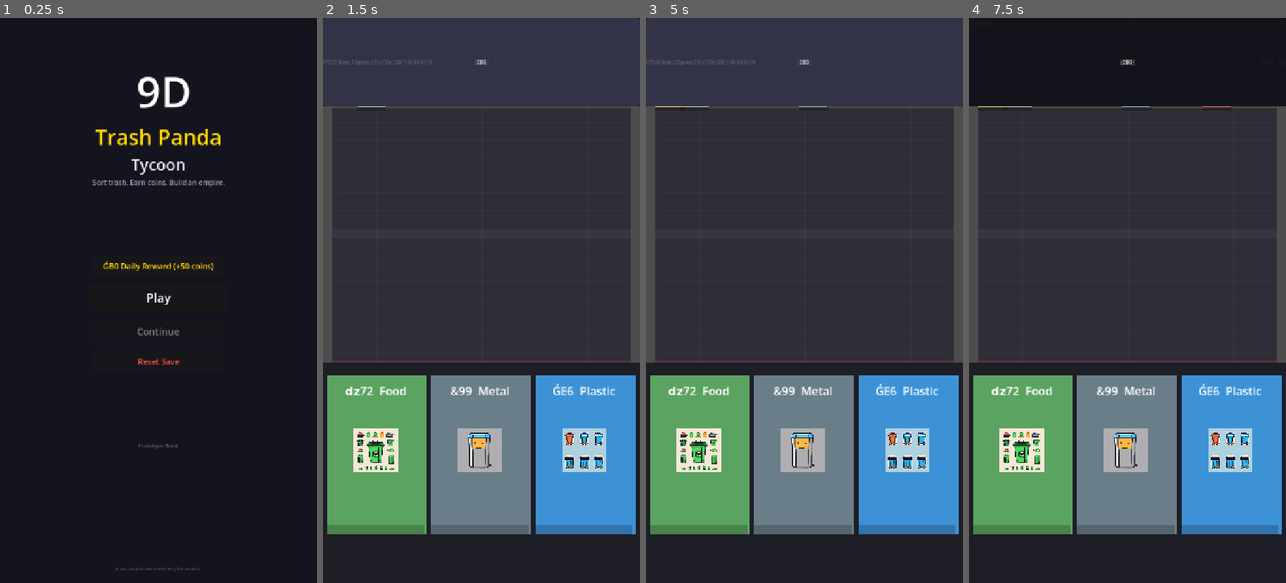
Above: before the commit, frames 1-4 (left to right).
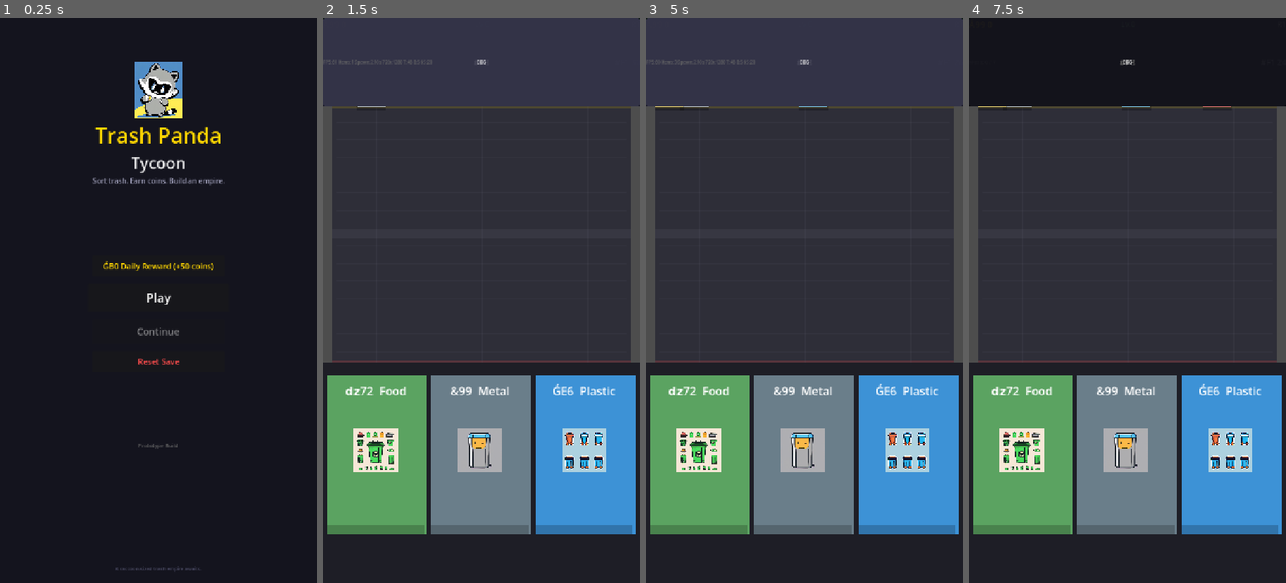
Above: after the commit, the same moments.

Repository: jerrygooch/trash-panda-tycoon
Game: Godot game, scene res://Main.tscn
The game is run twice, just before and just after one commit, with the same random seed, the same clock (stepped at 60 frames per second) and the same inputs.
Inputs (mouse positions are in pixels of both pictures, inside the frame that each line leads up to):
- Up to frame 1 (0.25 s): no input
- Up to frame 2 (1.5 s): click "Play" at 0.5 s; click "#F8" at 1.25 s
- Up to frame 3 (5 s): click "DBG" at 2 s; click "#F8" at 2.75 s; click "DBG" at 3.5 s; click "#F8" at 4.25 s
- Up to frame 4 (7.5 s): click "DBG" at 5 s; tap Enter at 5.75, 7.25 s; drag from (1016, 91) to (1159, 176) at 5.77 s; tap Space at 6.5 s; drag from (991, 91) to (1111, 413) at 6.52 s; move the mouse to (1137, 91) at 7.27 s; click (1137, 91) at 7.42 s

The runs differ from the first frame. In frame 1, 2.4% of the frame differs, in the area x 29-71%, y 7-30%; in frame 2, less than 0.1%; in frame 3, less than 0.1%; in frame 4, nothing differs.

Commit message:
Batch 016 editor visual QA and safe-area polish
- Fixed %RaccoonIcon not found error (missing
  unique_name_in_owner in MainMenu.tscn after Batch 012 rewrite)
- Increased LayoutHelper safe margins: SAFE_TOP 40->48,
  SAFE_BOTTOM 40->56, SAFE_SIDE 16->20 for notch/nav-bar safety
- Godot editor launched, game runs: MainMenu loads, mascot
  texture loads, all buttons found, no script errors
- screenshots/batch016/README.md documenting visual verification
- E2E headless: PASS
- Screenshots not captured (computer_use backend unavailable this
  session)

Diff:
--- a/scenes/ui/MainMenu.tscn
+++ b/scenes/ui/MainMenu.tscn
@@ -34,6 +34,7 @@
 mouse_filter = 2
 
 [node name="RaccoonIcon" type="Label" parent="TitleContainer/VBox"]
+unique_name_in_owner = true
 layout_mode = 2
 size_flags_horizontal = 4
 size_flags_vertical = 3
--- a/scripts/ui/layout_helper.gd
+++ b/scripts/ui/layout_helper.gd
@@ -5,9 +5,9 @@
 # actual notch/status-bar/nav-bar measurements from that device.
 
 # --- Safe margins (pixels at 720x1280 logical) ---
-const SAFE_TOP: int = 40      # status bar + small breathing room
-const SAFE_BOTTOM: int = 40   # nav bar + small breathing room
-const SAFE_SIDE: int = 16     # left/right edge margin
+const SAFE_TOP: int = 48      # status bar + extra breathing room for notch
+const SAFE_BOTTOM: int = 56   # nav bar + extra breathing room for gesture hints
+const SAFE_SIDE: int = 20     # left/right edge margin
 
 # --- Minimum touch target (40px per Material Design guideline) ---
 const MIN_TOUCH: int = 44
Not shown, added: screenshots/batch016/README.md
